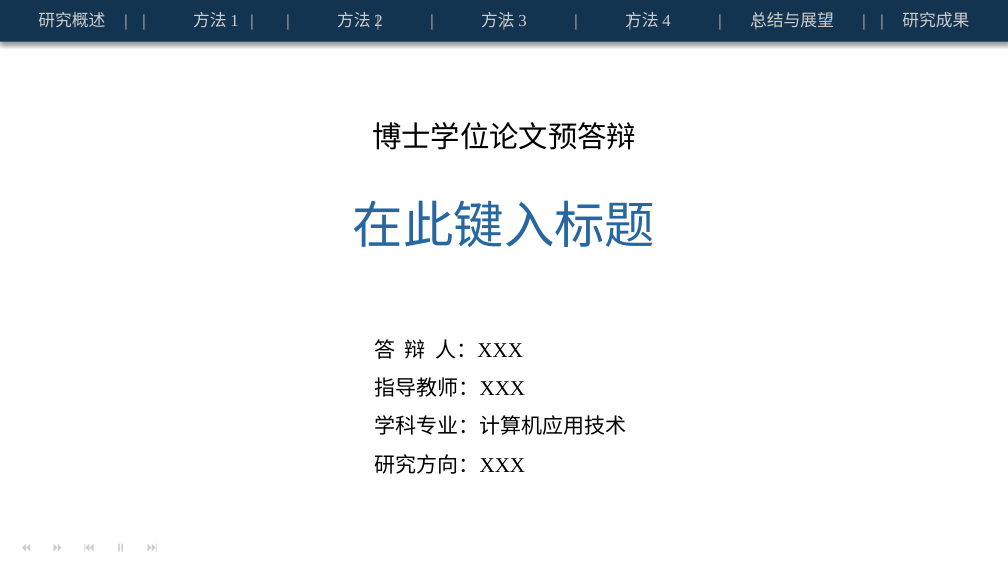
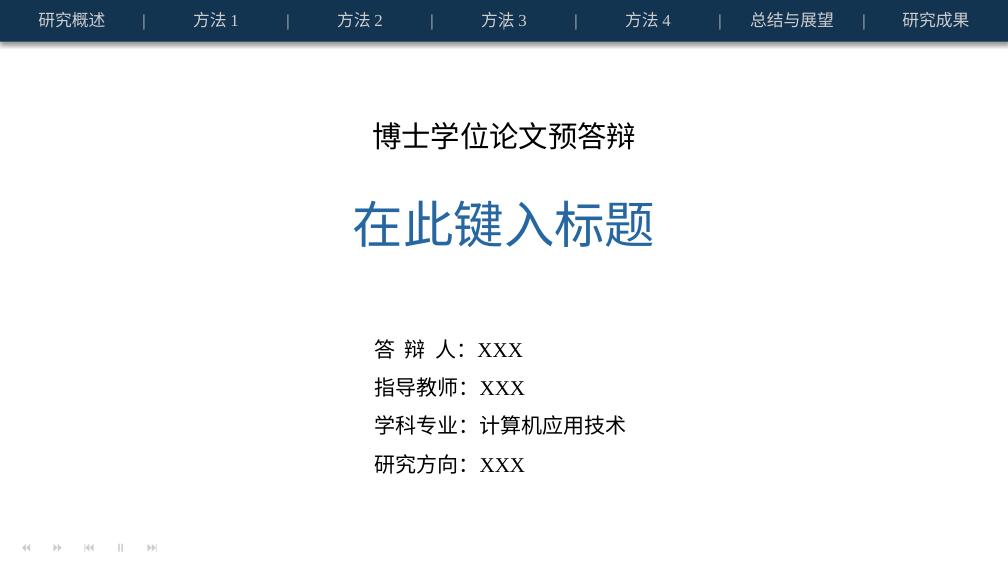
Before and after one commit to Zilong-Wang-2000/BUAA-PPT, a slide deck: slide 1 of report_template.pptx. Drawn at 1008x567 pixels with LibreOffice and Linux fonts; fonts in the diff are those of the drawing; background and template pictures are left out. Boxes give left, top, right and bottom in pixels: in the first picture for what was removed or moved away, otherwise in the second. Text is boxed around its words. In the diff, an @@ line names an element or a change of style, - is before the commit and + after.

```diff
--- a/report_template.pptx
+++ b/report_template.pptx
@@ text removed at (116, 6, 137, 34) @@
-|
@@ text removed at (241, 6, 262, 34) @@
-|
@@ text removed at (368, 6, 389, 34) @@
-|
@@ text removed at (619, 6, 640, 34) @@
-|
@@ text removed at (872, 6, 893, 34) @@
-|
```
Also in this commit, not shown: 5 other slides changed, 2 other files.
